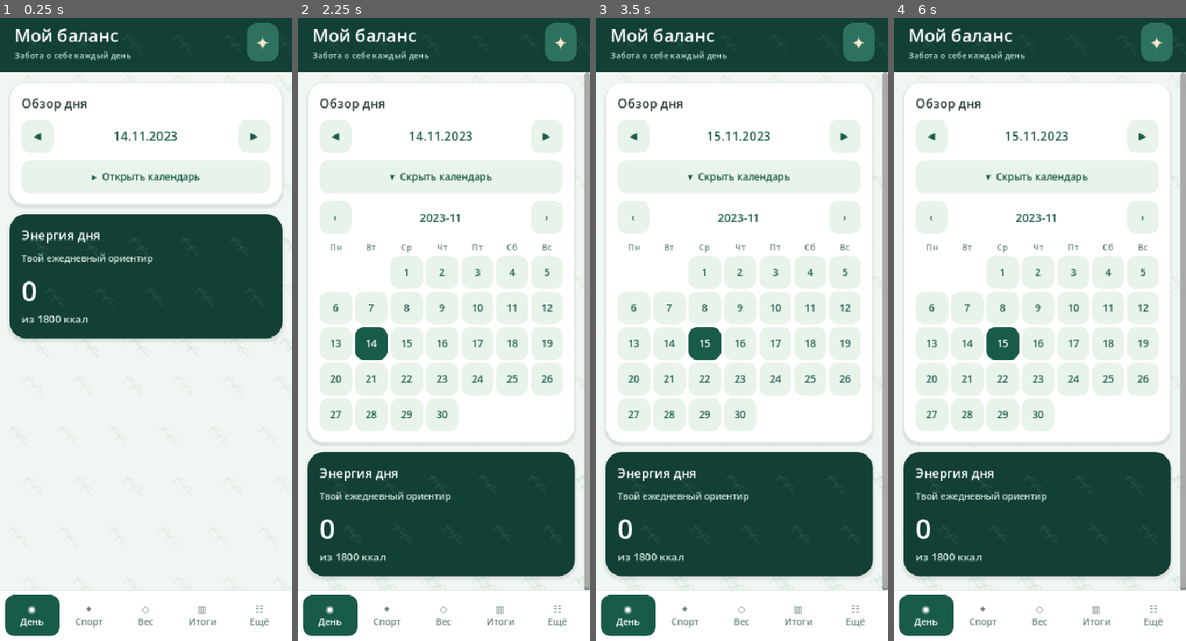
Above: before the commit, frames 1-4 (left to right).
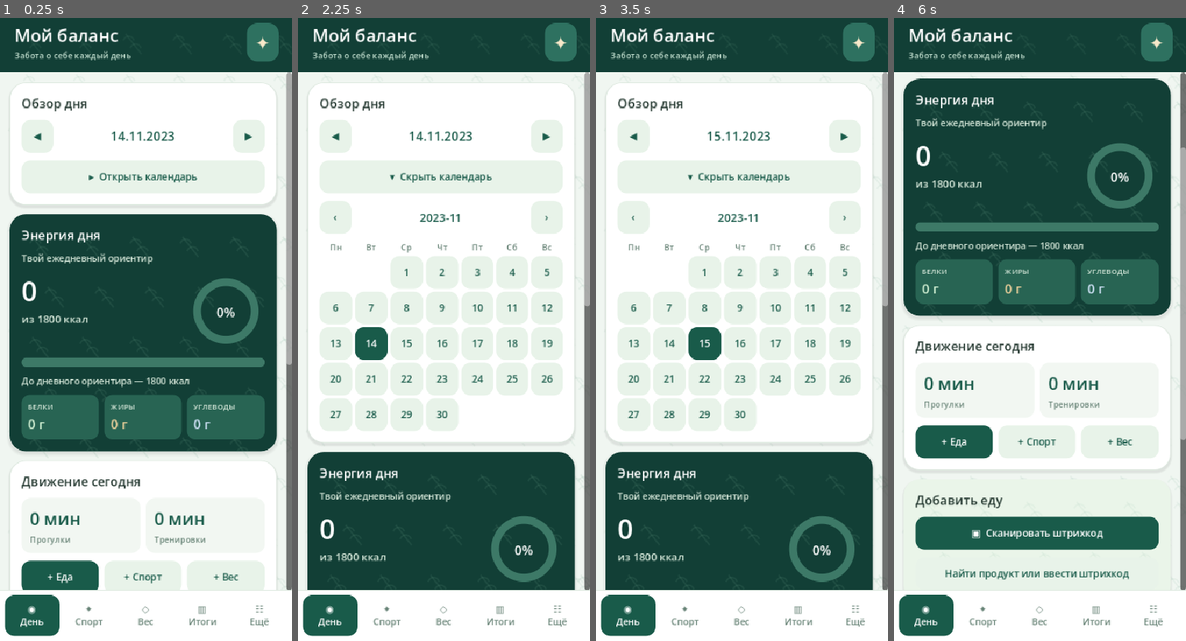
Above: after the commit, the same moments.

Repository: Domenklay/My_balance
Game: Godot game, scene res://main.tscn
Same seed, same stepped clock (60 frames per second), same inputs: the game is played once before the commit and once after it.
Inputs (mouse positions are in pixels of both pictures, inside the frame that each line leads up to):
- Up to frame 1 (0.25 s): no input
- Up to frame 2 (2.25 s): click "◀" at 0.5 s; click "▶" at 1.25 s; click "▸ Открыть календарь" at 2 s
- Up to frame 3 (3.5 s): click "▶" at 2.75 s
- Up to frame 4 (6 s): click "▾ Скрыть календарь" at 3.5 s; click "◉ День" at 4.25 s; click (955, 578) at 5 s, where only the run after the commit has a clickable "+ Еда"; click "▸ Открыть календарь" at 5.75 s

The runs differ from the first frame. In frame 1, 23% of the frame differs, in the area x 3-100%, y 8-92%; in frame 2, 3.8%; in frame 3, 3.8%; in frame 4, 57%.
Error before the commit: Invalid call. Nonexistent function 'set_palette' in base 'Control (calorie_ring.gd)'. (res://src/main.gd:849)

Commit message:
Update vector graphs to respect all four themes including dark mode

Diff:
--- a/godot/src/calorie_ring.gd
+++ b/godot/src/calorie_ring.gd
@@ -3,6 +3,15 @@
 # Lightweight native Godot vector ring: never requires a bitmap or internet.
 var progress: float = 0.0
 var goal_text: String = ""
+var track_color: Color = Color("#417969")
+var fill_color: Color = Color("#dbefbb")
+var label_color: Color = Color.WHITE
+
+func set_palette(track: Color, fill: Color, label: Color) -> void:
+    track_color = track
+    fill_color = fill
+    label_color = label
+    queue_redraw()
 
 func set_value(value: float, goal: float) -> void:
     progress = clampf(value / maxf(1.0, goal), 0.0, 1.0)
@@ -15,14 +24,14 @@
     if radius < 20:
         return
     draw_arc(center, radius, -PI / 2.0, PI * 1.5, 100,
-        Color("#417969"), 10.0, true)
+        track_color, 10.0, true)
     if progress > 0.0:
         draw_arc(center, radius, -PI / 2.0, -PI / 2.0 + TAU * progress,
-            100, Color("#dbefbb"), 10.0, true)
+            100, fill_color, 10.0, true)
     var font = ThemeDB.fallback_font
     var font_size = 19
     var display = goal_text if not goal_text.is_empty() else "0%"
     var measured = font.get_string_size(display, HORIZONTAL_ALIGNMENT_LEFT, -1, font_size)
     draw_string(font, Vector2(center.x - measured.x * 0.5,
         center.y + measured.y * 0.32), display,
-        HORIZONTAL_ALIGNMENT_LEFT, -1, font_size, Color("#ffffff"))
+        HORIZONTAL_ALIGNMENT_LEFT, -1, font_size, label_color)
